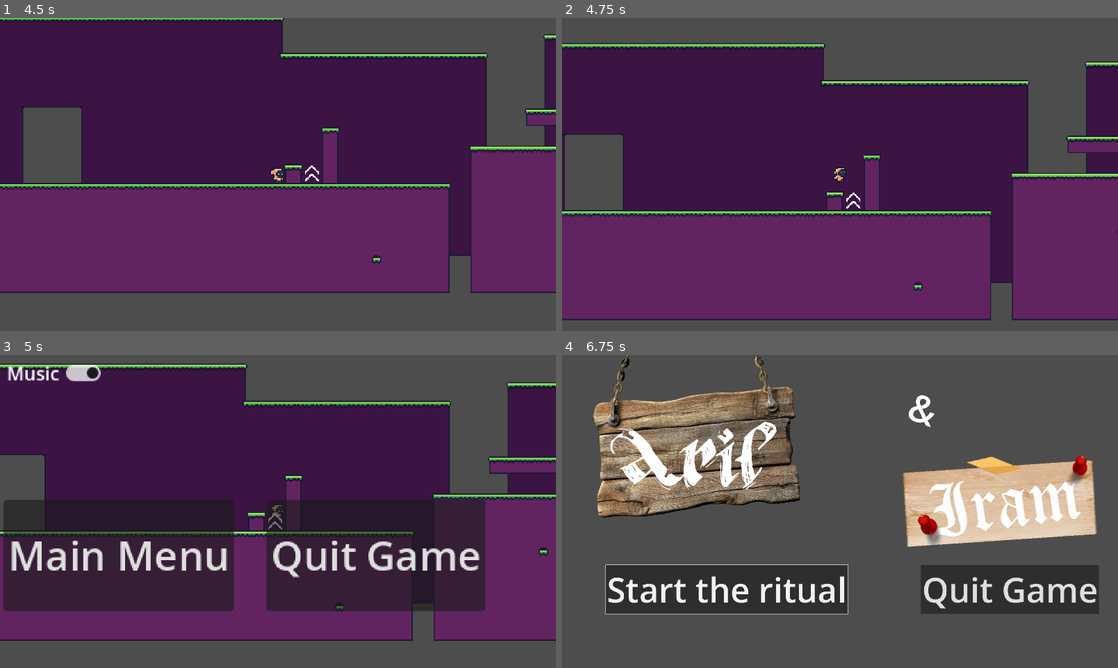
Above: before the commit, frames 1-4 (two rows, left to right).
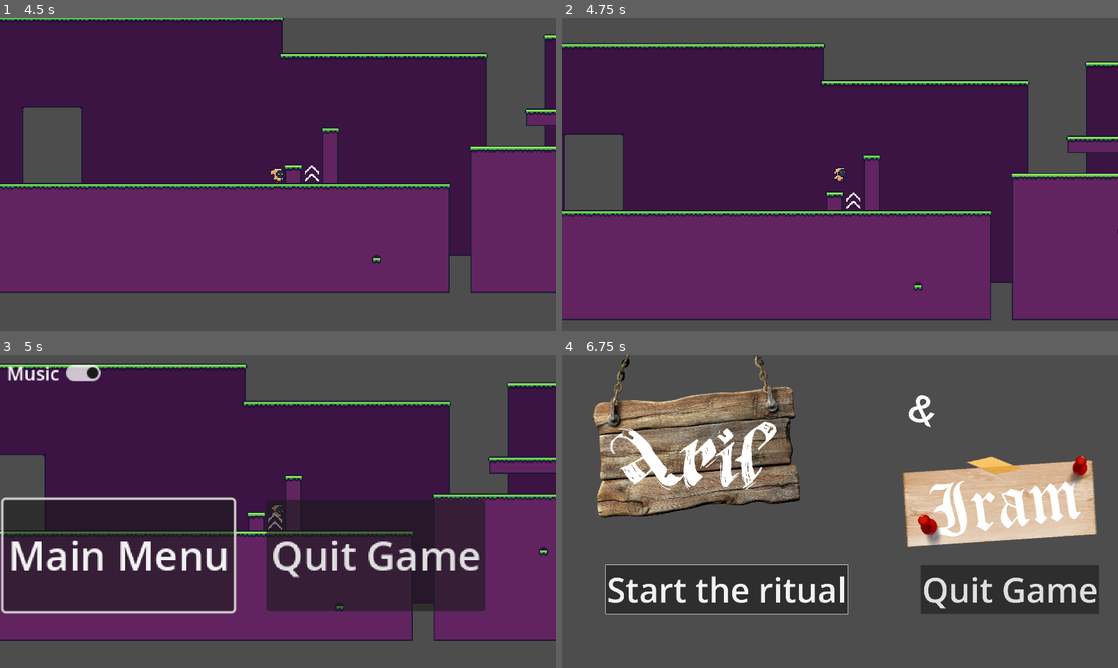
Above: after the commit, the same moments.

Repository: roquesystemexe/aril-and-iram
Game: Godot game, scene res://Scenes/Menus/main_menu.tscn
Same seed, same stepped clock (60 frames per second), same inputs: the game is played once before the commit and once after it.
Inputs:
- Up to frame 1 (4.5 s): click "Start the ritual" at 0.5 s; hold D (move_right) 1.28-2.78 s; tap Q (dash) at 1.35, 2.85, 4.35 s; tap Space (jump) at 1.52, 2.27, 3.77 s; tap E (interact) at 2.1, 3.6 s; hold A (move_left) 2.78-3.53 s; hold D (move_right) from 3.53 s (still down)
- Up to frame 2 (4.75 s): keep holding D (move_right); tap Space (jump) at 4.52 s
- Up to frame 3 (5 s): keep holding D (move_right); tap Escape (pause) at 4.9 s
- Up to frame 4 (6.75 s): release D (move_right) at 5.03 s; hold A (move_left) 5.03-5.78 s; tap E (interact) at 5.1 s; hold D (move_right) 5.78-6.5 s; tap Q (dash) at 5.85 s; click "Main Menu" at 6.5 s

Frames 1-2 are identical in both runs. In frame 3, 1.3% of the frame differs, in the area x 0-43%, y 45-83%; in frame 4, nothing differs.

Commit message:
added controller support on the pause menu

Diff:
--- a/Scenes/Menus/debug_monitor.tscn
+++ b/Scenes/Menus/debug_monitor.tscn
@@ -12,3 +12,4 @@
 
 [node name="Label" type="Label" parent="VBoxContainer" unique_id=723693365]
 layout_mode = 2
+theme_override_font_sizes/font_size = 23
--- a/Scripts/Handlers/options.gd
+++ b/Scripts/Handlers/options.gd
@@ -1,8 +1,6 @@
 extends Control
 var input_handler := InputHandler.new();
 
-func _ready():
-	$HBoxContainer/MainMenuButton.grab_focus()
 
 func toggle_menu() -> void:
 	var is_paused = get_tree().paused
--- a/Scripts/Levels/test_level_script.gd
+++ b/Scripts/Levels/test_level_script.gd
@@ -1,7 +1,6 @@
 extends Node2D
 
 var input_handler := InputHandler.new();
-
 
 
 func restart() -> void:
@@ -16,3 +15,4 @@
 		get_tree().paused = true
 		$CanvasLayer/Options.visible = true
 		get_viewport().set_input_as_handled()
+		$CanvasLayer/Options/HBoxContainer/MainMenuButton.grab_focus()
